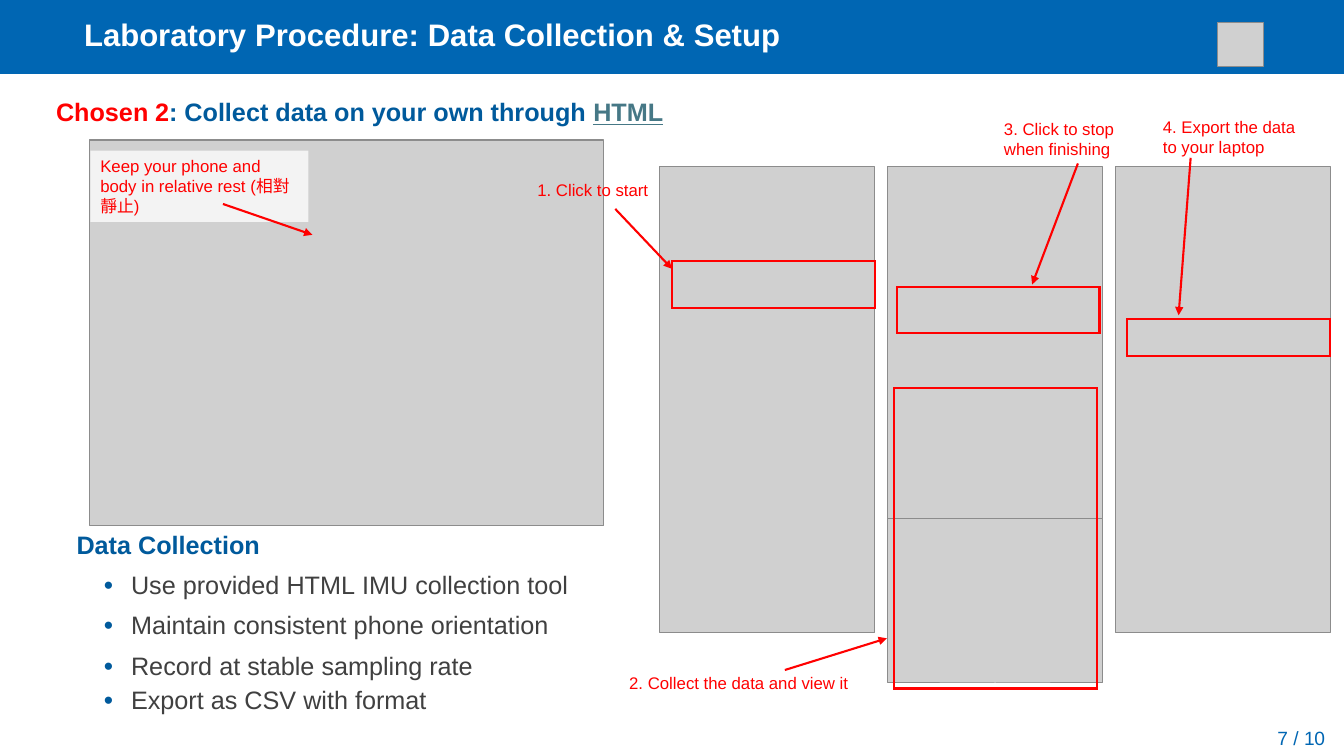
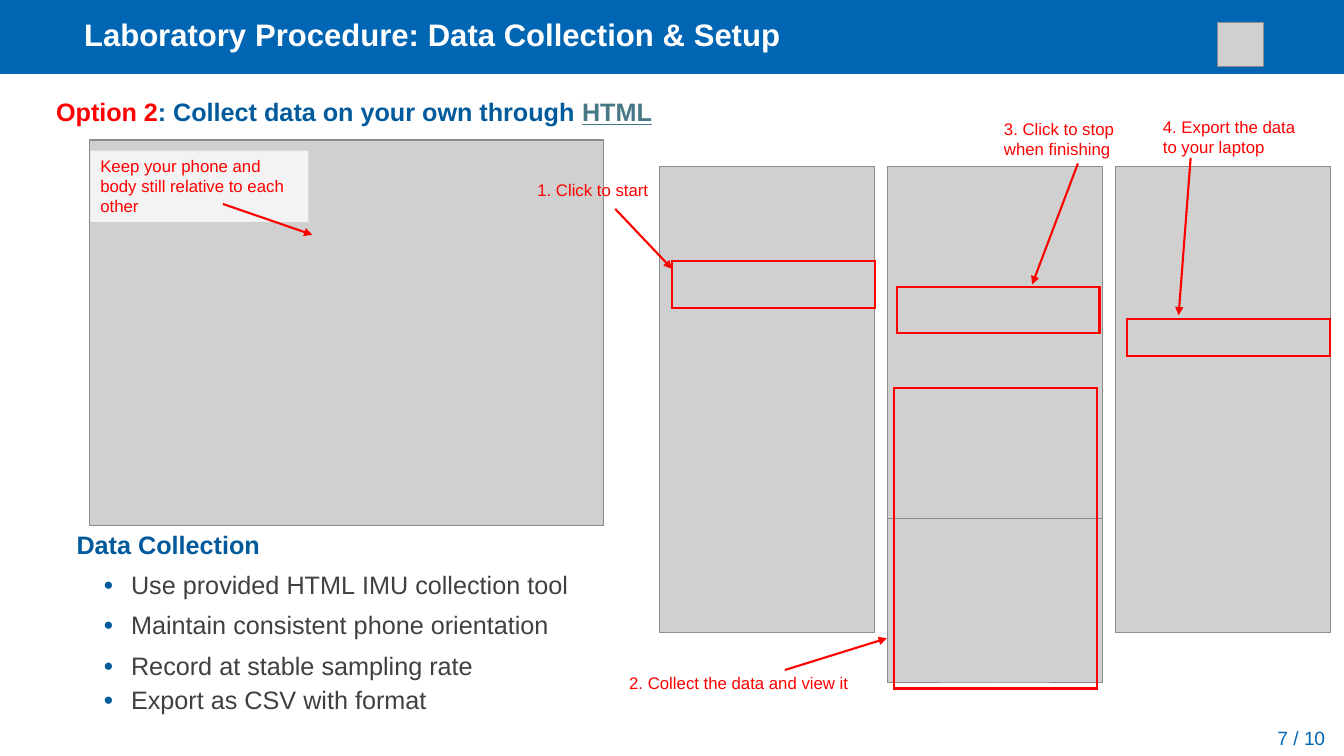
Before and after one commit to weisongwen/AAE4203-S12627, a slide deck: slide 11 of Lab2/AAE4203 Lab2.pptx. Drawn at 1344x756 pixels with LibreOffice and Linux fonts; fonts in the diff are those of the drawing; grey boxes stand for pictures. Boxes give left, top, right and bottom in pixels: in the first picture for what was removed or moved away, otherwise in the second. Text is boxed around its words. In the diff, an @@ line names an element or a change of style, - is before the commit and + after.

```diff
--- a/Lab2/AAE4203 Lab2.pptx
+++ b/Lab2/AAE4203 Lab2.pptx
@@ text at [56, 102, 652, 127]: text changed @@
-Chosen 2: Collect data on your own through HTML
+Option 2: Collect data on your own through HTML
@@ text in rectangle at [100, 160, 283, 212]: text changed @@
-Keep your phone and body in relative rest (相對靜止)
+Keep your phone and body still relative to each other
```
Also in this commit, not shown: 2 other slides changed, 49 other files.
